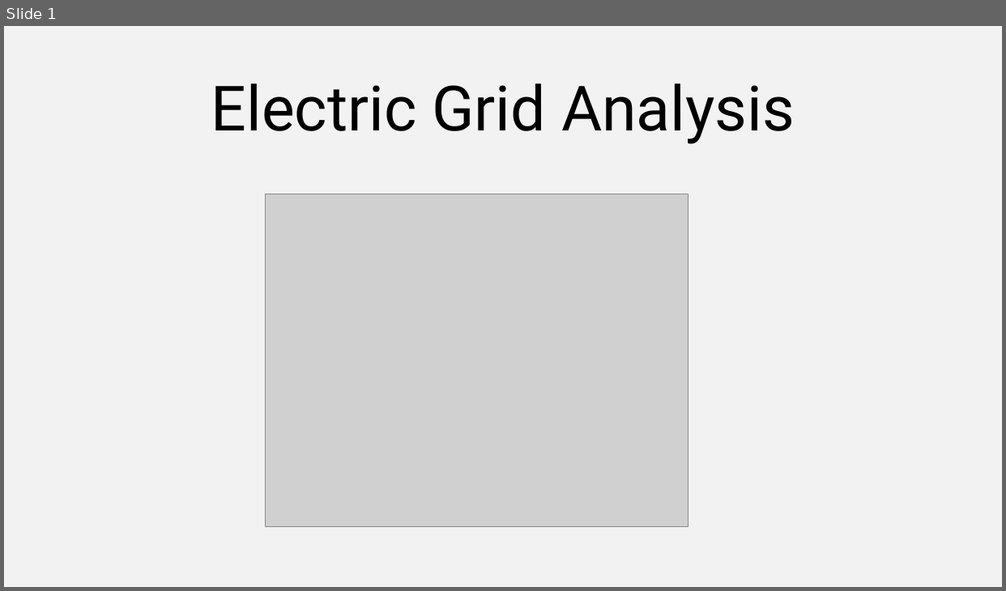
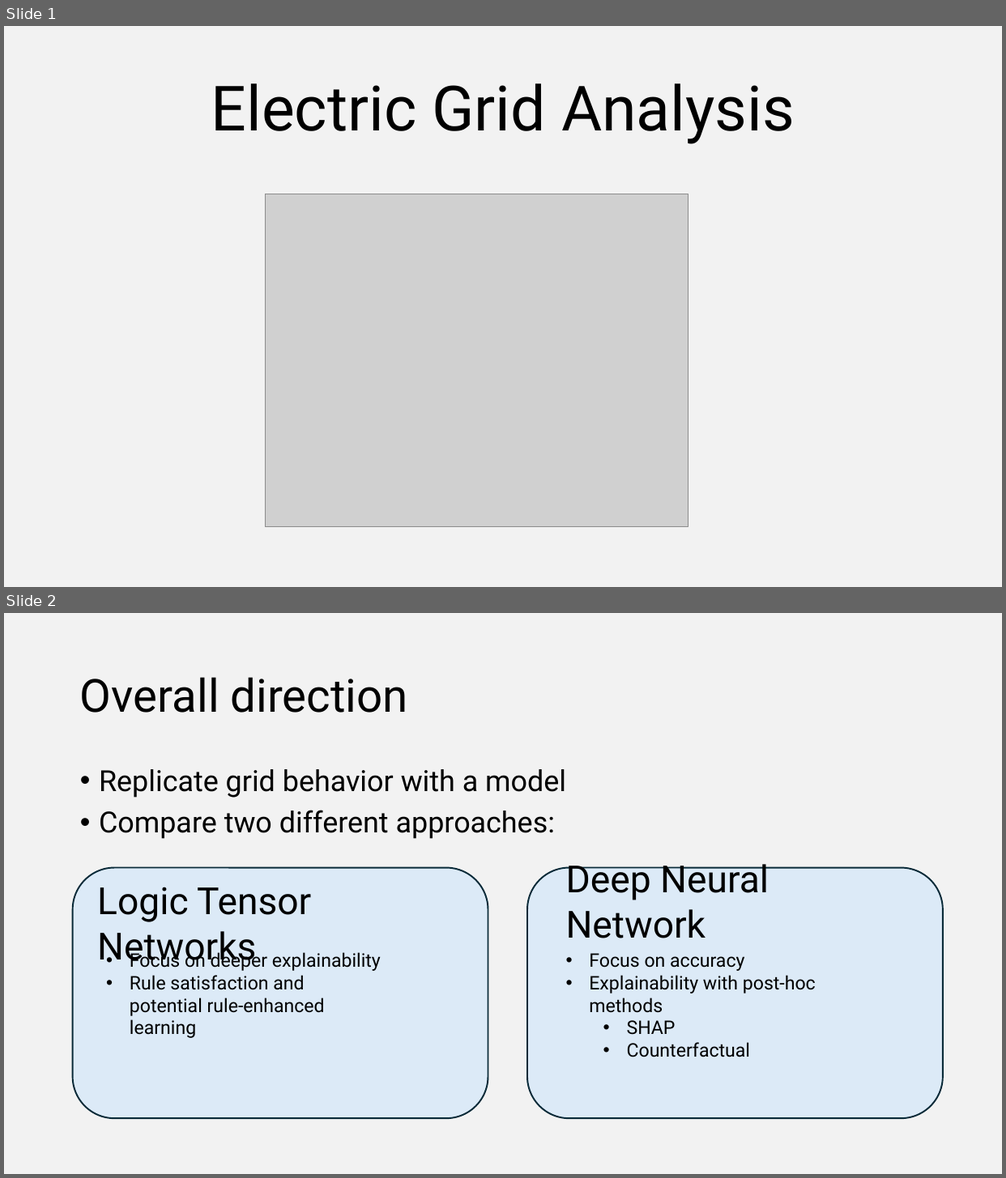
Before and after one commit to SanchoSamba/DS-project, a slide deck: presentation/Electric Grid Analysis.pptx. Shown one above the other, each under a label of ours: slide 1 before the commit, slides 1 and 2 after it. The pictures are 1006x591 and 1006x1178 pixels, drawn with LibreOffice and Linux fonts; fonts in the diff are those of the drawing; grey boxes stand for pictures. Boxes give left, top, right and bottom in pixels: in the first picture for what was removed or moved away, otherwise in the second. Text is boxed around its words. In the diff, an @@ line names an element or a change of style, - is before the commit and + after.

```diff
--- a/presentation/Electric Grid Analysis.pptx
+++ b/presentation/Electric Grid Analysis.pptx
@@ slide 2 added at [4, 613, 1002, 1174], background #F2F2F2 @@
@@ title added at [80, 677, 408, 713], 44 pt, text #000000 @@
+Overall direction
@@ text added at [99, 769, 566, 839], 28 pt, text #000000 @@
+• Replicate grid behavior with a model
+• Compare two different approaches:
@@ rounded rectangle added at [73, 867, 488, 1118], fill #DCEAF7, outline #092A39 1.5 pt @@
@@ rounded rectangle added at [527, 867, 943, 1118], fill #DCEAF7, outline #092A39 1.5 pt @@
@@ text added at [566, 864, 769, 939], 36 pt, text #000000 @@
+Deep Neural Network
@@ text added at [97, 887, 311, 969], 36 pt, text #000000 @@
+Logic Tensor Networks
@@ text added at [130, 950, 381, 1016], 18 pt, text #000000 @@
+• Focus on deeper explainability
+• Rule satisfaction and potential rule-enhanced learning
@@ text added at [589, 953, 816, 1035], 18 pt, text #000000 @@
+• Focus on accuracy
+• Explainability with post-hoc methods
+  • SHAP
+  • Counterfactual
```
Also in this commit, not shown: 3 slides changed, 2 other slides added.
